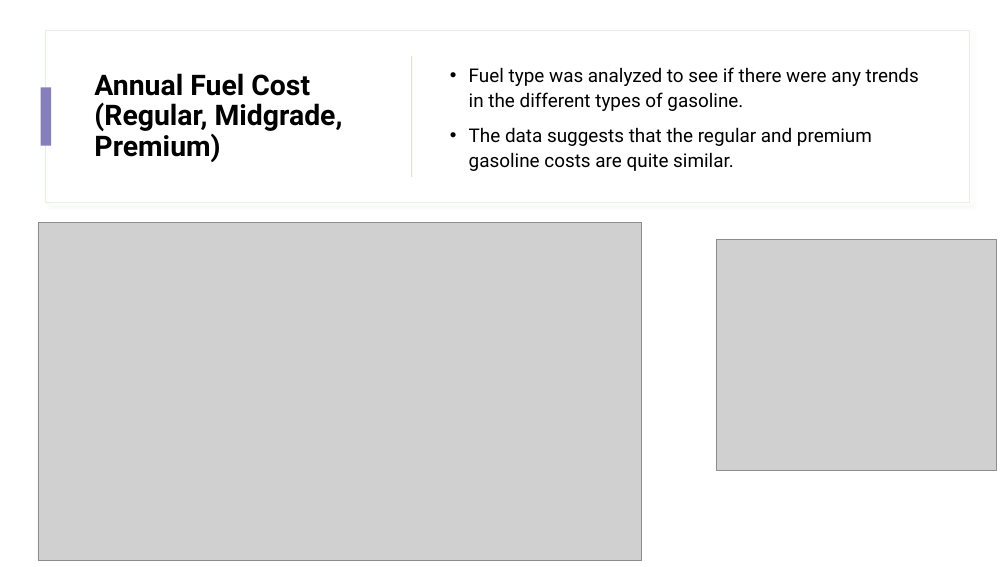
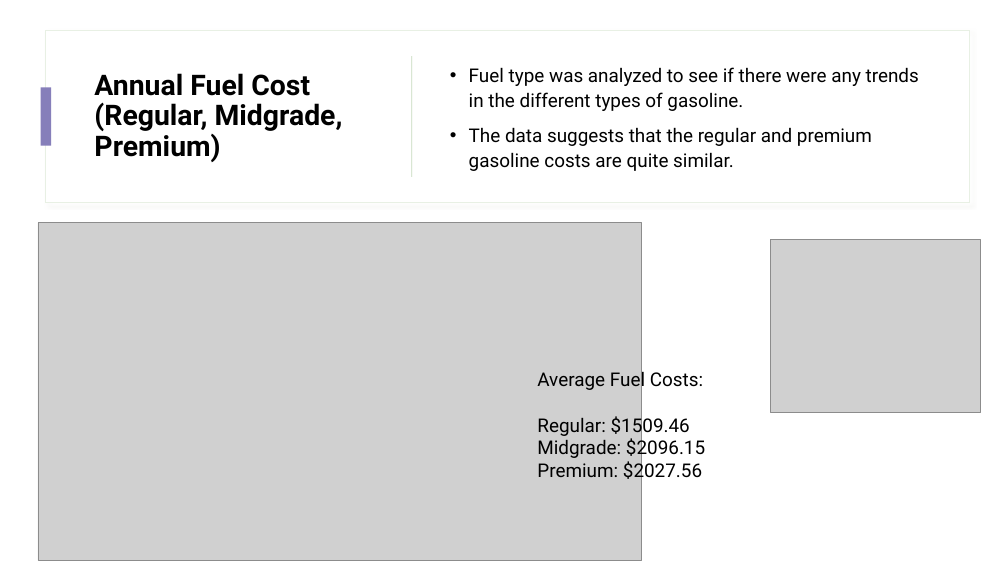
Before and after one commit to geraldwattsthethird/Fuel-Cost-Analysis, a slide deck: slide 12 of presentation.pptx. Drawn at 1008x567 pixels with LibreOffice and Linux fonts; fonts in the diff are those of the drawing; grey boxes stand for pictures. Boxes give left, top, right and bottom in pixels: in the first picture for what was removed or moved away, otherwise in the second. Text is boxed around its words. In the diff, an @@ line names an element or a change of style, - is before the commit and + after.

```diff
--- a/presentation.pptx
+++ b/presentation.pptx
@@ picture: place and size @@
-picture at [717,240,997,470]
+picture at [771,240,981,412]
@@ text added at [537,369,705,483], 18 pt, text #000000 @@
+Average Fuel Costs:
+Regular: $1509.46
+Midgrade: $2096.15
+Premium: $2027.56
```
Also in this commit, not shown: 1 other slide changed, 3 other files.
